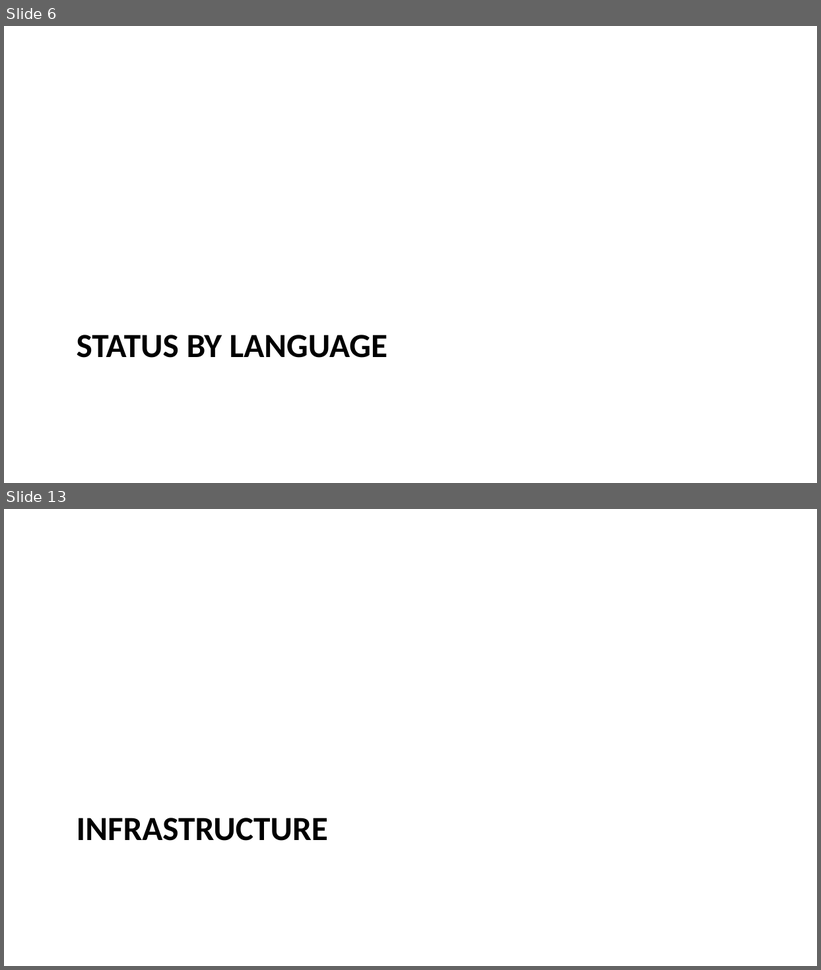
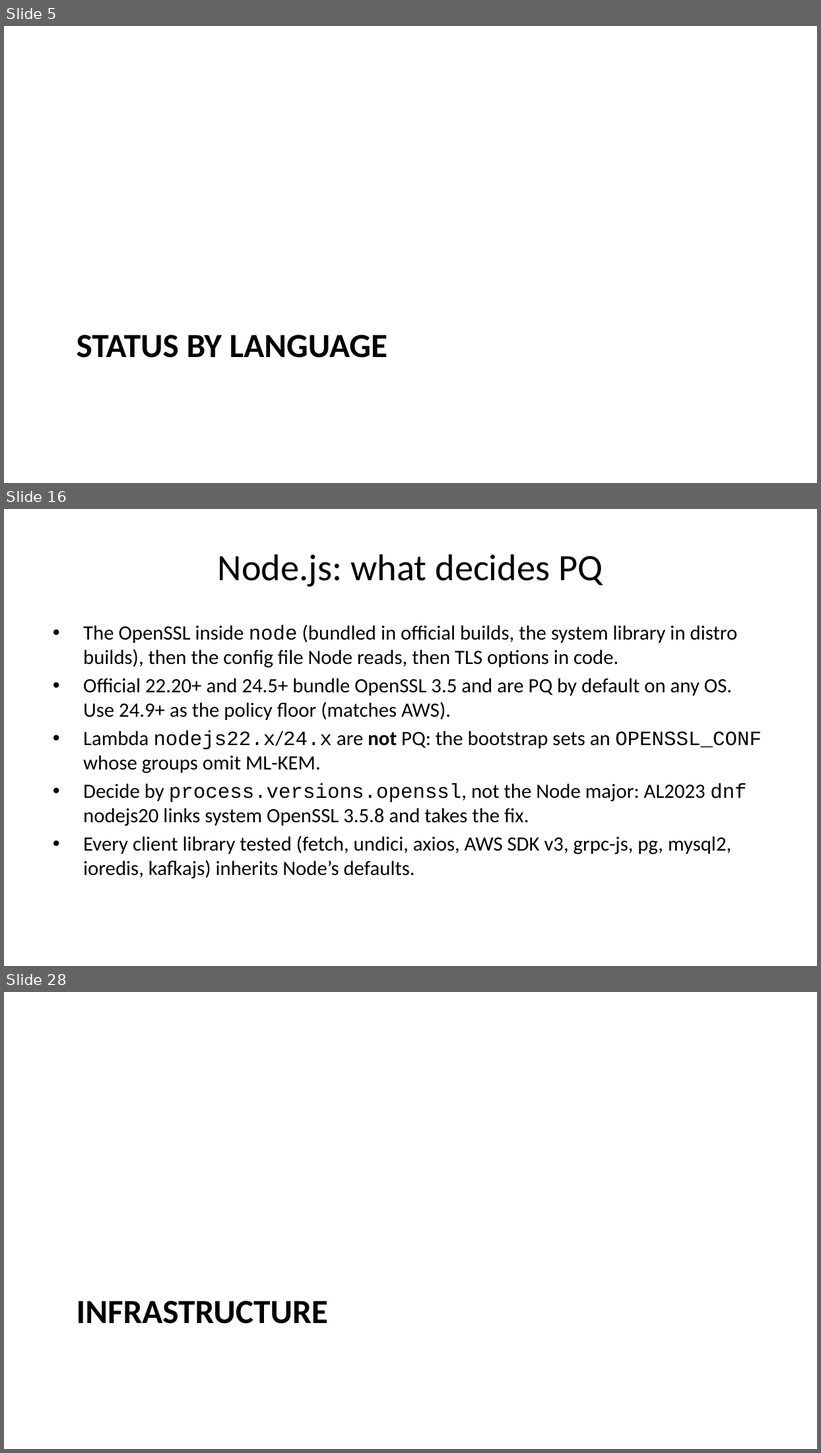
Before and after one commit to moolivkkr/PQC, a slide deck: PQC-Summary.pptx. Shown one above the other, each under a label of ours: slides 6 and 13 before the commit, slides 5, 16 and 28 after it; the slides between them are not shown. The pictures are 821x970 and 821x1453 pixels, drawn with LibreOffice and Linux fonts; fonts in the diff are those of the drawing. Boxes give left, top, right and bottom in pixels: in the first picture for what was removed or moved away, otherwise in the second. Text is boxed around its words. In the diff, an @@ line names an element or a change of style, - is before the commit and + after.

Commit message:
Deck: three detail slides per language and an ALB/NLB slide; smaller body font template so slides fit
- Per language: what decides PQ, versions/compute types and fixes, pitfalls and e2e evidence
- ALB/NLB: listener policy (not the certificate) turns PQ on; backend leg uses the PQ backend policy
- e2e README: LocalStack ALB ignores SslPolicy (probe: 2016-08 listener still negotiated X25519MLKEM768), so no ALB case
- 03-go: ALB-to-target leg uses ELBSecurityPolicy-TLS13-1-0-PQ-2025-09 (AWS docs) instead of 'not confirmed'
- Rebuilt HTML, PDF, DOCX; deck rendered and checked slide by slide

```diff
--- a/PQC-Summary.pptx
+++ b/PQC-Summary.pptx
@@ slide 16 added at bbox=[4, 509, 817, 966], background #FFFFFF @@
@@ title added at bbox=[218, 554, 603, 587], 33 pt, text #000000 @@
+Node.js: what decides PQ
@@ text added at bbox=[83, 625, 762, 879], 18 pt, text #000000 @@
+• The OpenSSL inside node (bundled in official builds, the system library in distro builds), then the config file Node reads, then TLS options in code.
+• Official 22.20+ and 24.5+ bundle OpenSSL 3.5 and are PQ by default on any OS. Use 24.9+ as the policy floor (matches AWS).
+• Lambda nodejs22.x/24.x are not PQ: the bootstrap sets an OPENSSL_CONF whose groups omit ML-KEM.
+• Decide by process.versions.openssl, not the Node major: AL2023 dnf nodejs20 links system OpenSSL 3.5.8 and takes the fix.
+• Every client library tested (fetch, undici, axios, AWS SDK v3, grpc-js, pg, mysql2, ioredis, kafkajs) inherits Node’s defaults.
@@ what was slide 6 is now slide 5 @@
@@ what was slide 13 is now slide 28 @@
```
Also in this commit, not shown: 10 slides changed, 17 other slides added, 2 slides removed, 8 other files.
